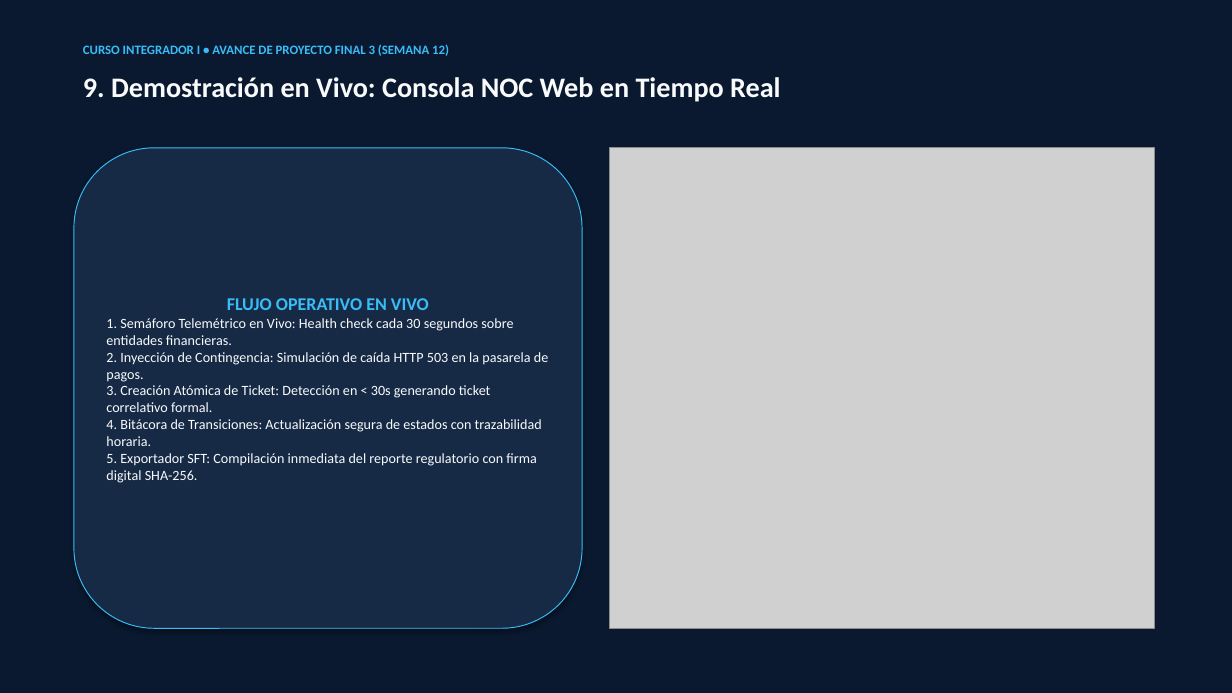
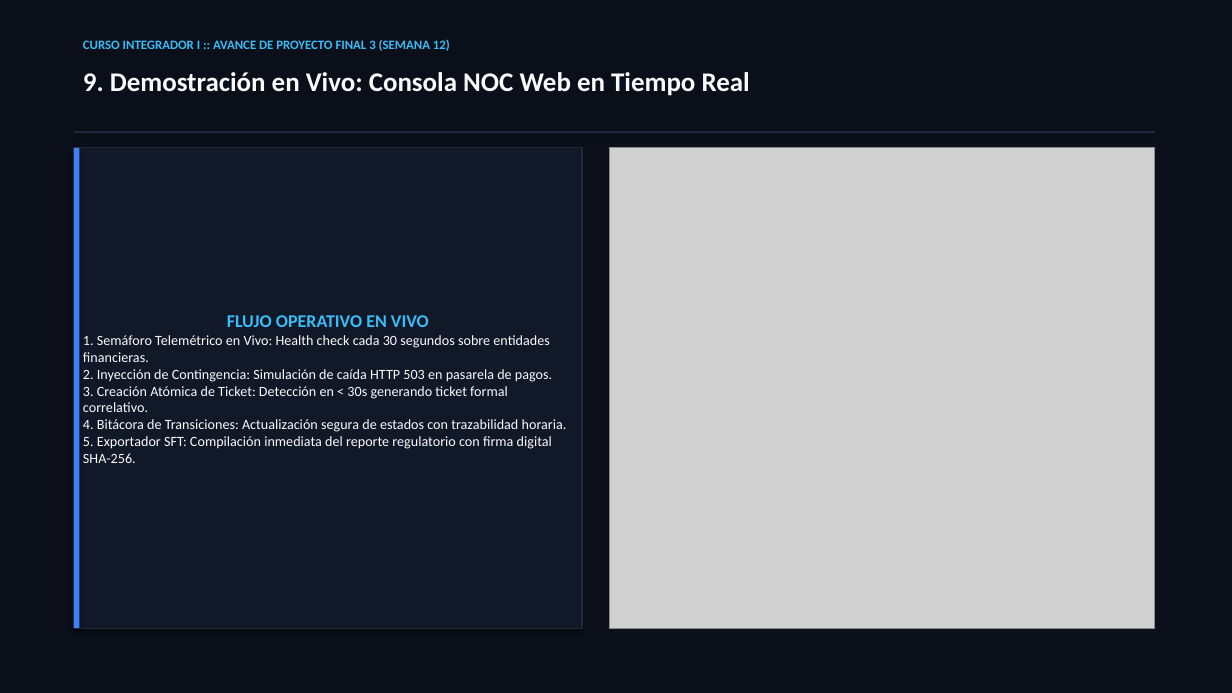
Before and after one commit to frankitoromas-tech/sigir-bcrp, a slide deck: slide 10 of 01_DOCUMENTACION_TECNICA/PRESENTACION_EJECUTIVA_APF3.pptx. Drawn at 1232x693 pixels with LibreOffice and Linux fonts; fonts in the diff are those of the drawing; grey boxes stand for pictures. Boxes give left, top, right and bottom in pixels: in the first picture for what was removed or moved away, otherwise in the second. Text is boxed around its words. In the diff, an @@ line names an element or a change of style, - is before the commit and + after.

```diff
--- a/01_DOCUMENTACION_TECNICA/PRESENTACION_EJECUTIVA_APF3.pptx
+++ b/01_DOCUMENTACION_TECNICA/PRESENTACION_EJECUTIVA_APF3.pptx
@@ rectangle at (x1=0, y1=0, x2=1232, y2=693): fill #0A192F to #0B0F19 @@
@@ text at (x1=83, y1=38, x2=450, y2=53): text changed @@
-CURSO INTEGRADOR I • AVANCE DE PROYECTO FINAL 3 (SEMANA 12)
+CURSO INTEGRADOR I :: AVANCE DE PROYECTO FINAL 3 (SEMANA 12)
@@ text "9. Demostración en Vivo: Consola ..." at (x1=83, y1=72, x2=750, y2=96): size 22 to 21 pt @@
@@ rectangle "FLUJO OPERATIVO EN VIVO" at (x1=74, y1=148, x2=582, y2=628): rounded rectangle to rectangle; fill #172A45 to #111827; outline #38BDF8 0.75 pt to #1E293B 1 pt @@
@@ rectangle added at (x1=74, y1=131, x2=1155, y2=133), fill #1E293B @@
@@ rectangle added at (x1=74, y1=148, x2=79, y2=628), fill #3B82F6 @@
@@ text in rectangle at (x1=83, y1=369, x2=552, y2=412): text changed @@
-2. Inyección de Contingencia: Simulación de caída HTTP 503 en la pasarela de pagos.
-3. Creación Atómica de Ticket: Detección en < 30s generando ticket correlativo formal.
+2. Inyección de Contingencia: Simulación de caída HTTP 503 en pasarela de pagos.
+3. Creación Atómica de Ticket: Detección en < 30s generando ticket formal correlativo.
```
Also in this commit, not shown: 9 other slides changed, 2 slides added, 2 slides removed, 20 other files.
